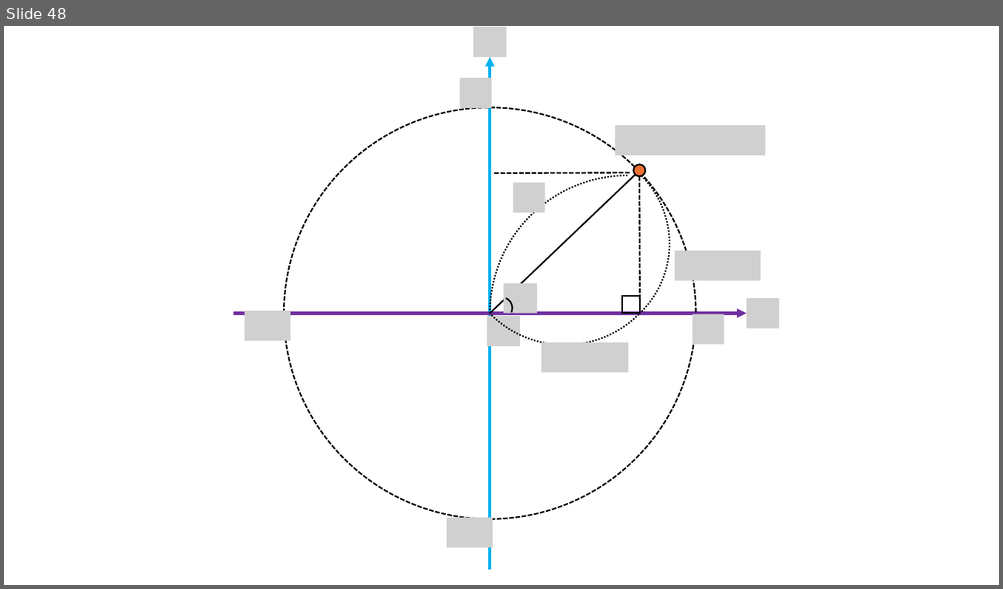
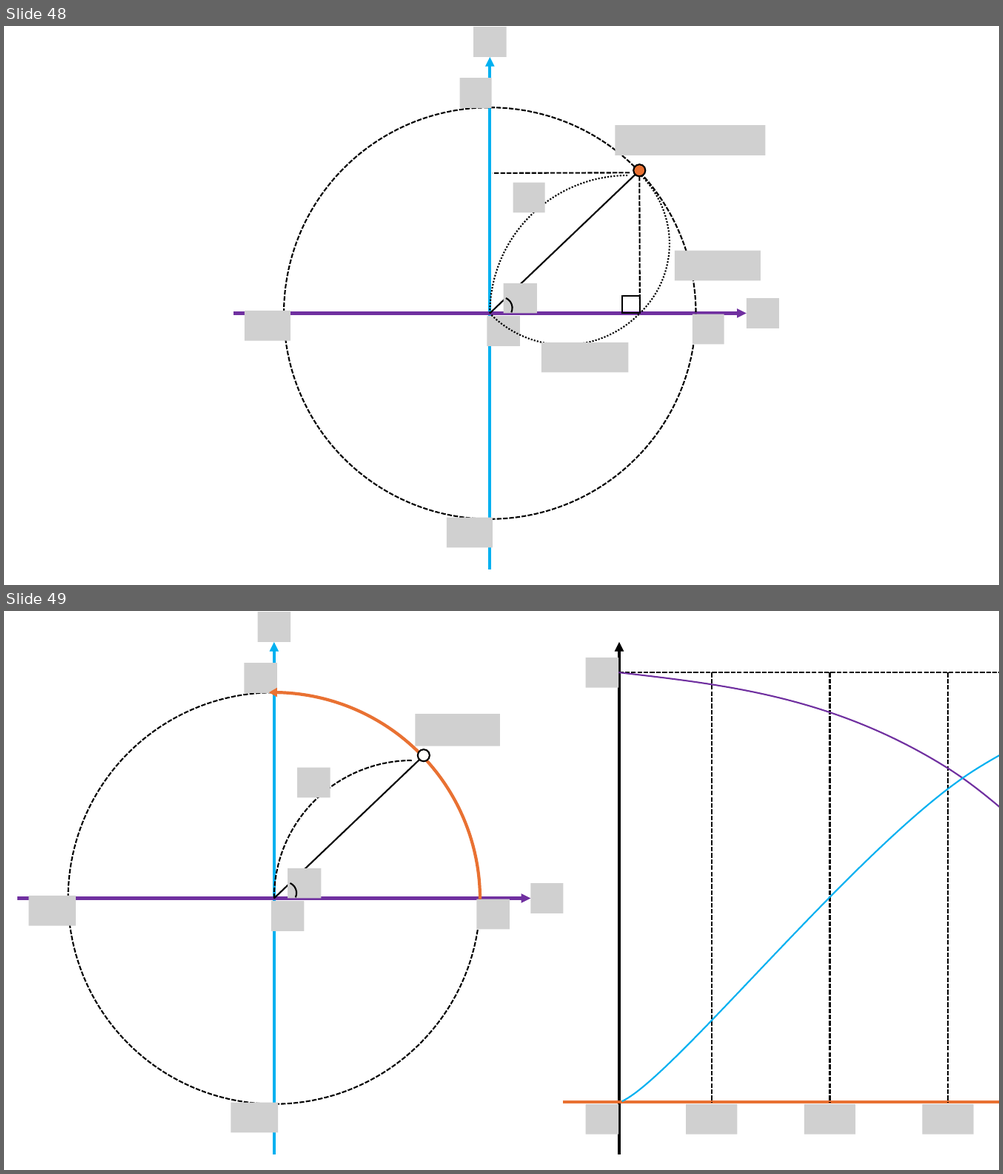
Before and after one commit to corn1200/GameMath-example, a slide deck: img/그림.pptx. Shown one above the other, each under a label of ours: slide 48 before the commit, slides 48 and 49 after it. The pictures are 1003x589 and 1003x1174 pixels, drawn with LibreOffice and Linux fonts; fonts in the diff are those of the drawing; grey boxes stand for pictures; background and template pictures are left out. Boxes give left, top, right and bottom in pixels: in the first picture for what was removed or moved away, otherwise in the second. Text is boxed around its words. In the diff, an @@ line names an element or a change of style, - is before the commit and + after.

```diff
--- a/img/그림.pptx
+++ b/img/그림.pptx
@@ slide 49 added at box(4, 611, 999, 1170), background #FFFFFF @@
@@ picture added at box(258, 612, 290, 641) @@
@@ arrow added from (274, 1155) to (274, 642), #00B0F0 3 pt @@
@@ arrow added from (619, 1155) to (619, 642), #000000 3 pt @@
@@ picture added at box(244, 664, 277, 693) @@
@@ picture added at box(585, 658, 618, 688) @@
@@ line added from (999, 673) to (619, 673), #000000 1.5 pt dashed @@
@@ freeform shape added at box(619, 673, 999, 1101), outline #7030A0 1.5 pt @@
@@ freeform shape added at box(622, 674, 999, 1102), outline #00B0F0 1.5 pt @@
@@ line added from (712, 673) to (712, 1102), #000000 1.5 pt dashed @@
@@ line added from (830, 673) to (830, 1102), #000000 1.5 pt dashed @@
@@ line added from (948, 673) to (948, 1102), #000000 1.5 pt dashed @@
@@ arc (boxed as its full ellipse) added at box(66, 692, 480, 1106), outline #E97132 3 pt @@
@@ ellipse added at box(68, 692, 480, 1104), outline #000000 1.5 pt dashed @@
@@ triangle added at box(269, 688, 277, 698), fill #E97132 @@
@@ picture added at box(415, 714, 500, 746) @@
@@ line added from (274, 898) to (420, 760), #000000 1.5 pt @@
@@ arc (boxed as its full ellipse) added at box(274, 760, 550, 1037), outline #000000 1.5 pt dashed @@
@@ ellipse added at box(418, 750, 430, 762), fill #FFFFFF, outline #000000 1.5 pt @@
@@ picture added at box(297, 768, 330, 797) @@
@@ picture added at box(287, 869, 321, 898) @@
@@ arrow added from (17, 898) to (531, 898), #7030A0 3 pt @@
@@ picture added at box(28, 896, 76, 925) @@
@@ arc (boxed as its full ellipse) added at box(271, 879, 300, 908), outline #000000 1.5 pt @@
@@ picture added at box(531, 883, 563, 913) @@
@@ picture added at box(271, 901, 304, 931) @@
@@ picture added at box(476, 900, 509, 930) @@
@@ picture added at box(231, 1102, 278, 1133) @@
@@ arrow added from (563, 1102) to (999, 1102), #E97132 3 pt @@
@@ picture added at box(585, 1105, 618, 1135) @@
@@ picture added at box(686, 1105, 737, 1135) @@
@@ picture added at box(804, 1105, 855, 1135) @@
@@ picture added at box(922, 1105, 974, 1135) @@
```
Also in this commit, not shown: 3 other slides added, 3 other files.
